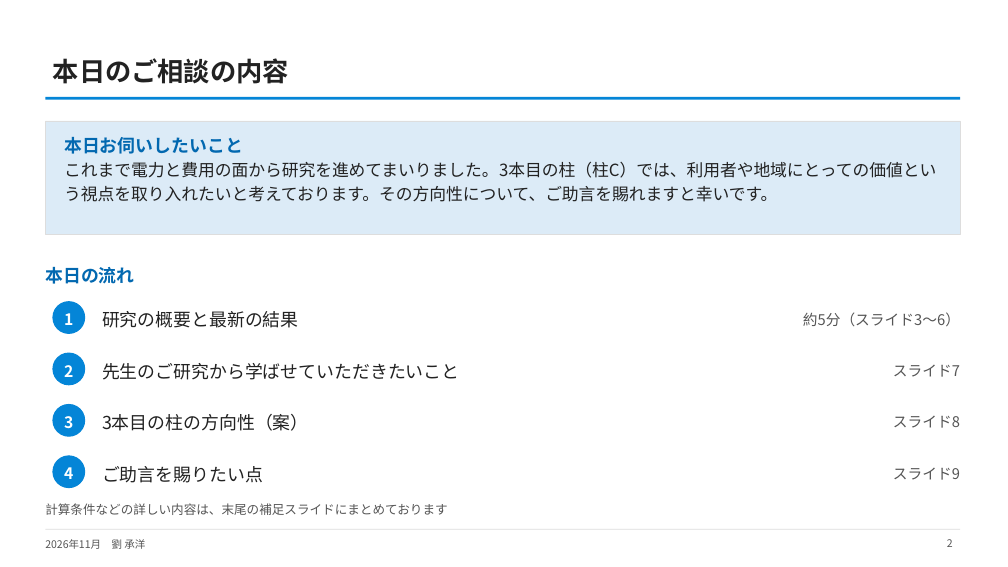
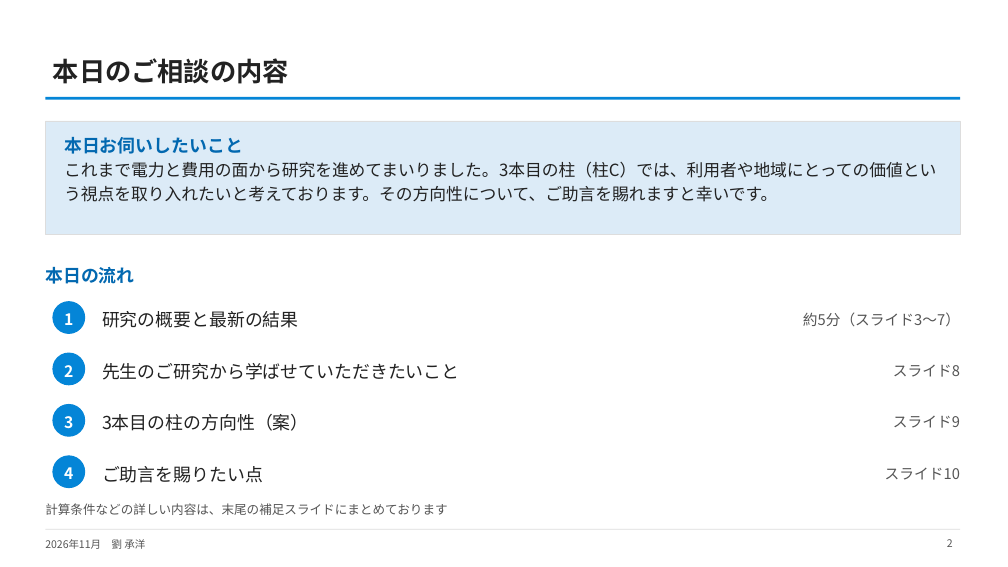
Before and after one commit to CYLIU2003/master-course, a slide deck: slide 2 of outcome/2026-11-16_nishiyama_consult/西山先生へのご相談_最新結果と3本目の柱.pptx. Drawn at 1008x567 pixels with LibreOffice and Linux fonts; fonts in the diff are those of the drawing. Boxes give left, top, right and bottom in pixels: in the first picture for what was removed or moved away, otherwise in the second. Text is boxed around its words. In the diff, an @@ line names an element or a change of style, - is before the commit and + after.

```diff
--- a/outcome/2026-11-16_nishiyama_consult/西山先生へのご相談_最新結果と3本目の柱.pptx
+++ b/outcome/2026-11-16_nishiyama_consult/西山先生へのご相談_最新結果と3本目の柱.pptx
@@ text at <box>803,312,960,326</box>: text changed @@
-約5分（スライド3〜6）
+約5分（スライド3〜7）
@@ text at <box>893,365,960,377</box>: text changed @@
-スライド7
+スライド8
@@ text at <box>893,416,960,428</box>: text changed @@
-スライド8
+スライド9
@@ text at <box>885,467,960,480</box>: text changed @@
-スライド9
+スライド10
```
Also in this commit, not shown: 10 other slides changed, 2 slides added, 13 other files.
